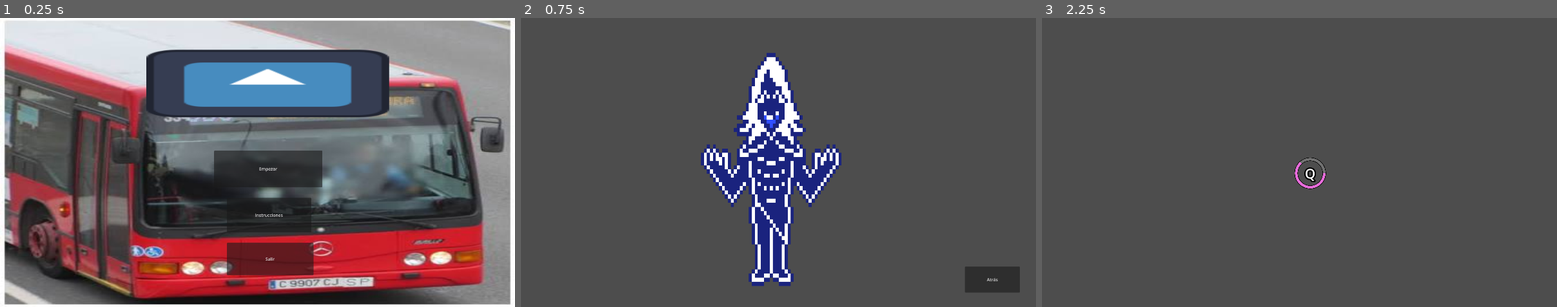
Above: before the commit, frames 1-3 (left to right).
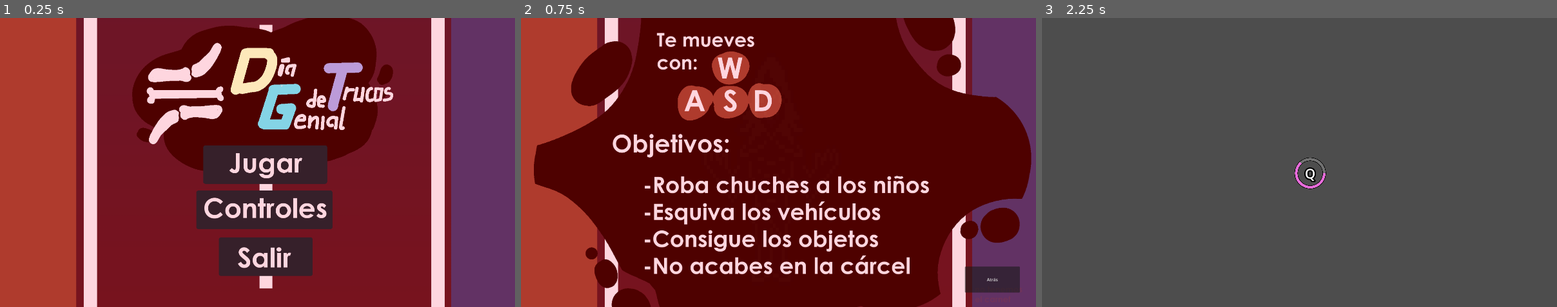
Above: after the commit, the same moments.

Repository: Mantequill/RadiDelta
Game: Godot game, scene res://02_scenes/04_screens/main_menu.tscn
The game is run twice, just before and just after one commit, with the same random seed, the same clock (stepped at 60 frames per second) and the same inputs. This scene is started directly instead of the project's main scene. The engine's default icon, where the game draws it, is replaced by a stand-in: a white triangle on a blue panel in a dark square. Sound files missing from this copy of the repository are replaced by a short silence.
Inputs (mouse positions are in pixels of both pictures, inside the frame that each line leads up to; where the layout moved, square brackets give the same spot in the first picture):
- Up to frame 1 (0.25 s): no input
- Up to frame 2 (0.75 s): click (783, 208) [788, 214] at 0.5 s
- Up to frame 3 (2.25 s): click "Atrás" at 1.25 s; click (1304, 165) [1309, 168] at 2 s

The runs differ from the first frame. In frame 1, 96% of the frame differs, in the area x 0-100%, y 0-100%; in frame 2, 99%; in frame 3, nothing differs.

Commit message:
Cosas de antes de la cena

Diff:
--- /dev/null
+++ b/radi-delta/02_scenes/04_screens/Play_menu.tscn
@@ -0,0 +1,36 @@
+[gd_scene load_steps=2 format=3 uid="uid://bsvc8iwgft7e5"]
+
+[ext_resource type="Texture2D" uid="uid://cbeawjt04g1q2" path="res://01_assets/01_sprites/60ba43af56e5d76c6cd25031dcc390da.jpg" id="1_acnr1"]
+
+[node name="PlayMenu" type="Control"]
+layout_mode = 3
+anchors_preset = 15
+anchor_right = 1.0
+anchor_bottom = 1.0
+offset_left = 8.0
+offset_right = 8.0
+grow_horizontal = 2
+grow_vertical = 2
+
+[node name="NumCandy" type="Label" parent="."]
+layout_mode = 0
+offset_left = 1761.0
+offset_top = 95.0
+offset_right = 1898.0
+offset_bottom = 150.0
+theme_override_font_sizes/font_size = 40
+text = "0"
+
+[node name="Time" type="Label" parent="."]
+layout_mode = 0
+offset_left = 1761.0
+offset_top = 36.0
+offset_right = 1863.0
+offset_bottom = 91.0
+theme_override_font_sizes/font_size = 40
+text = "00:00"
+
+[node name="60Ba43Af56e5d76c6Cd25031Dcc390Da" type="Sprite2D" parent="."]
+position = Vector2(1733.0001, 124)
+scale = Vector2(0.050611407, 0.0506114)
+texture = ExtResource("1_acnr1")
--- a/radi-delta/02_scenes/04_screens/Rules.tscn
+++ b/radi-delta/02_scenes/04_screens/Rules.tscn
@@ -1,15 +1,15 @@
-[gd_scene load_steps=3 format=3 uid="uid://bvwly8tgjjfju"]
+[gd_scene load_steps=4 format=3 uid="uid://bvwly8tgjjfju"]
 
 [ext_resource type="Script" uid="uid://bi4hffro6hw1v" path="res://02_scenes/04_screens/rules.gd" id="1_l8ugq"]
 [ext_resource type="Texture2D" uid="uid://c0yf2x4a1he3j" path="res://01_assets/01_sprites/Ruruskaado.webp" id="1_sq6qb"]
+[ext_resource type="Texture2D" uid="uid://bic3ovxoh2ig0" path="res://01_assets/01_sprites/Controles.png" id="3_xn3aa"]
 
 [node name="Rules" type="Node2D"]
 script = ExtResource("1_l8ugq")
 
-[node name="rules" type="Sprite2D" parent="."]
-position = Vector2(932.99994, 566)
-scale = Vector2(0.5577272, 0.7775)
-texture = ExtResource("1_sq6qb")
+[node name="Controles" type="Sprite2D" parent="."]
+position = Vector2(960, 540)
+texture = ExtResource("3_xn3aa")
 
 [node name="back" type="Button" parent="."]
 offset_left = 1655.0
@@ -19,4 +19,10 @@
 text = "Atrás
 "
 
+[node name="rules" type="Sprite2D" parent="."]
+modulate = Color(1, 1, 1, 0.015686275)
+position = Vector2(932.99994, 566)
+scale = Vector2(0.5577272, 0.7775)
+texture = ExtResource("1_sq6qb")
+
 [connection signal="pressed" from="back" to="." method="_on_back_pressed"]
--- /dev/null
+++ b/radi-delta/02_scenes/04_screens/dead.gd
@@ -0,0 +1,10 @@
+extends Node2D
+
+
+
+func _on_exit_pressed() -> void:
+	get_tree().quit()
+
+
+func _on_retry_pressed() -> void:
+	pass # Replace with function body.
--- a/radi-delta/02_scenes/04_screens/dead.tscn
+++ b/radi-delta/02_scenes/04_screens/dead.tscn
@@ -1,3 +1,117 @@
-[gd_scene format=3 uid="uid://dcno1ynpm1ji6"]
+[gd_scene load_steps=10 format=3 uid="uid://dcno1ynpm1ji6"]
 
-[node name="Node2D" type="Node2D"]
+[ext_resource type="Script" uid="uid://d2ad2n16t6u1j" path="res://02_scenes/04_screens/dead.gd" id="1_bfgqp"]
+[ext_resource type="Texture2D" uid="uid://caxw7cy6p2xk8" path="res://04_game/placeGnolder.png" id="1_db3b3"]
+[ext_resource type="Texture2D" uid="uid://twbtqc4tlghu" path="res://01_assets/01_sprites/collectible2_placeholder.png" id="2_t8qdr"]
+
+[sub_resource type="Gradient" id="Gradient_5ht5x"]
+colors = PackedColorArray(0, 0, 0, 1, 0, 0, 0, 1)
+
+[sub_resource type="GradientTexture1D" id="GradientTexture1D_db3b3"]
+gradient = SubResource("Gradient_5ht5x")
+
+[sub_resource type="SpriteFrames" id="SpriteFrames_bfgqp"]
+animations = [{
+"frames": [{
+"duration": 1.0,
+"texture": ExtResource("2_t8qdr")
+}],
+"loop": true,
+"name": &"default",
+"speed": 5.0
+}]
+
+[sub_resource type="Animation" id="Animation_yedfi"]
+resource_name = "toomb_animation"
+length = 3.0
+tracks/0/type = "value"
+tracks/0/imported = false
+tracks/0/enabled = true
+tracks/0/path = NodePath("AnimatedSprite2D:visibility_layer")
+tracks/0/interp = 1
+tracks/0/loop_wrap = true
+tracks/0/keys = {
+"times": PackedFloat32Array(0),
+"transitions": PackedFloat32Array(1),
+"update": 1,
+"values": [459]
+}
+
+[sub_resource type="Animation" id="Animation_ib1er"]
+length = 0.001
+tracks/0/type = "value"
+tracks/0/imported = false
+tracks/0/enabled = true
+tracks/0/path = NodePath("AnimatedSprite2D:visibility_layer")
+tracks/0/interp = 1
+tracks/0/loop_wrap = true
+tracks/0/keys = {
+"times": PackedFloat32Array(0),
+"transitions": PackedFloat32Array(1),
+"update": 1,
+"values": [1]
+}
+
+[sub_resource type="AnimationLibrary" id="AnimationLibrary_ehtmm"]
+_data = {
+&"RESET": SubResource("Animation_ib1er"),
+&"toomb_animation": SubResource("Animation_yedfi")
+}
+
+[node name="dead" type="Node2D"]
+script = ExtResource("1_bfgqp")
+
+[node name="background" type="TextureRect" parent="."]
+offset_left = -19.0
+offset_top = -19.0
+offset_right = 1932.0
+offset_bottom = 1100.0
+texture = SubResource("GradientTexture1D_db3b3")
+
+[node name="toomb" type="TextureRect" parent="."]
+offset_left = 769.0
+offset_top = 646.0
+offset_right = 1170.0
+offset_bottom = 1084.0
+texture = ExtResource("1_db3b3")
+
+[node name="Label" type="Label" parent="."]
+offset_left = 785.0
+offset_top = 116.0
+offset_right = 1143.0
+offset_bottom = 206.0
+theme_override_font_sizes/font_size = 60
+text = "Has muerto"
+
+[node name="Button_manager" type="Control" parent="."]
+layout_mode = 3
+anchors_preset = 0
+offset_right = 40.0
+offset_bottom = 40.0
+
+[node name="exit" type="Button" parent="Button_manager"]
+layout_mode = 0
+offset_left = 220.0
+offset_top = 773.0
+offset_right = 516.0
+offset_bottom = 904.0
+text = "Salir"
+
+[node name="retry" type="Button" parent="Button_manager"]
+layout_mode = 0
+offset_left = 1402.0
+offset_top = 773.0
+offset_right = 1686.0
+offset_bottom = 921.0
+text = "Reintentar"
+
+[node name="AnimatedSprite2D" type="AnimatedSprite2D" parent="."]
+sprite_frames = SubResource("SpriteFrames_bfgqp")
+
+[node name="AnimationPlayer" type="AnimationPlayer" parent="."]
+libraries = {
+&"": SubResource("AnimationLibrary_ehtmm")
+}
+
+[connection signal="pressed" from="Button_manager/exit" to="." method="_on_exit_pressed"]
+[connection signal="pressed" from="Button_manager/retry" to="." method="_on_retry_pressed"]
--- a/radi-delta/02_scenes/04_screens/main_menu.gd
+++ b/radi-delta/02_scenes/04_screens/main_menu.gd
@@ -2,6 +2,7 @@
 
 func _on_start_pressed() -> void:
 	get_tree().change_scene_to_file("res://02_scenes/05_others/qte.tscn")
+	#cambiar esto en algún momento....
 
 
 func _on_rules_pressed() -> void:
--- a/radi-delta/02_scenes/04_screens/main_menu.tscn
+++ b/radi-delta/02_scenes/04_screens/main_menu.tscn
@@ -1,9 +1,11 @@
-[gd_scene load_steps=5 format=3 uid="uid://b51ugxwelg4ij"]
+[gd_scene load_steps=7 format=3 uid="uid://b51ugxwelg4ij"]
 
 [ext_resource type="Script" uid="uid://babnc6cfsqoy3" path="res://02_scenes/04_screens/main_menu.gd" id="1_3kh57"]
-[ext_resource type="Texture2D" uid="uid://b6ur77iwbd02e" path="res://01_assets/01_sprites/busPlaceholder.jpg" id="2_1swjj"]
+[ext_resource type="Texture2D" uid="uid://byeacr5bh3j76" path="res://01_assets/01_sprites/MenuFondo.png" id="2_5oke2"]
 [ext_resource type="AudioStream" uid="uid://lc3sox8ksuc2" path="res://01_assets/03_sound/01_sfx/deadsound.mp3" id="2_7uqsd"]
-[ext_resource type="Texture2D" uid="uid://dtqq3asgck8ym" path="res://icon.svg" id="3_qpxf1"]
+[ext_resource type="Texture2D" uid="uid://brugjbggjn5xc" path="res://01_assets/01_sprites/BotonJugar.png" id="3_3644c"]
+[ext_resource type="Texture2D" uid="uid://drdn6u4bqh42k" path="res://01_assets/01_sprites/botonControles.png" id="4_xh1ow"]
+[ext_resource type="Texture2D" uid="uid://c50dmo7whs0ui" path="res://01_assets/01_sprites/botonSalir.png" id="5_50jg3"]
 
 [node name="MainMenu" type="Node2D"]
 script = ExtResource("1_3kh57")
@@ -11,15 +13,8 @@
 [node name="background" type="TextureRect" parent="."]
 offset_right = 1920.0
 offset_bottom = 1080.0
-texture = ExtResource("2_1swjj")
+texture = ExtResource("2_5oke2")
 expand_mode = 2
-
-[node name="logo" type="TextureRect" parent="."]
-offset_left = 545.0
-offset_top = 119.0
-offset_right = 1451.0
-offset_bottom = 371.0
-texture = ExtResource("3_qpxf1")
 
 [node name="ButtonManager" type="Control" parent="."]
 layout_mode = 3
@@ -27,37 +22,37 @@
 offset_right = 40.0
 offset_bottom = 40.0
 
-[node name="Start" type="Button" parent="ButtonManager"]
+[node name="Start" type="TextureButton" parent="ButtonManager"]
 layout_mode = 1
 anchors_preset = 8
 anchor_left = 0.5
 anchor_top = 0.5
 anchor_right = 0.5
 anchor_bottom = 0.5
-offset_left = 778.0
-offset_top = 476.0
-offset_right = 1182.0
-offset_bottom = 612.0
+offset_left = 697.0
+offset_top = 444.0
+offset_right = 1226.0
+offset_bottom = 610.0
 grow_horizontal = 2
 grow_vertical = 2
 pivot_offset = Vector2(100, 0)
-text = "Empezar"
+texture_normal = ExtResource("3_3644c")
 
-[node name="Rules" type="Button" parent="ButtonManager"]
+[node name="Rules" type="TextureButton" parent="ButtonManager"]
 layout_mode = 0
-offset_left = 846.0
-offset_top = 672.0
-offset_right = 1161.0
-offset_bottom = 801.0
-text = "Instrucciones"
+offset_left = 718.0
+offset_top = 642.0
+offset_right = 1252.0
+offset_bottom = 794.0
+texture_normal = ExtResource("4_xh1ow")
 
-[node name="Quit" type="Button" parent="ButtonManager"]
+[node name="Quit" type="TextureButton" parent="ButtonManager"]
 layout_mode = 0
-offset_left = 846.0
-offset_top = 840.0
-offset_right = 1169.0
-offset_bottom = 961.0
-text = "Salir"
+offset_left = 800.0
+offset_top = 815.0
+offset_right = 1185.0
+offset_bottom = 969.0
+texture_normal = ExtResource("5_50jg3")
 
 [node name="Deadsound" type="AudioStreamPlayer" parent="ButtonManager"]
 stream = ExtResource("2_7uqsd")
Binary file added: radi-delta/01_assets/01_sprites/60ba43af56e5d76c6cd25031dcc390da.jpg
Not shown, added: radi-delta/01_assets/01_sprites/60ba43af56e5d76c6cd25031dcc390da.jpg.import
Binary file added: radi-delta/01_assets/01_sprites/BotonJugar.png
Not shown, added: radi-delta/01_assets/01_sprites/BotonJugar.png.import
Binary file added: radi-delta/01_assets/01_sprites/Controles.png
Not shown, added: radi-delta/01_assets/01_sprites/Controles.png.import
Binary file added: radi-delta/01_assets/01_sprites/MenuFondo.png
Not shown, added: radi-delta/01_assets/01_sprites/MenuFondo.png.import
Binary file added: radi-delta/01_assets/01_sprites/botonControles.png
Not shown, added: radi-delta/01_assets/01_sprites/botonControles.png.import
Binary file added: radi-delta/01_assets/01_sprites/botonSalir.png
Not shown, added: radi-delta/01_assets/01_sprites/botonSalir.png.import
(and 3 more such lines)
